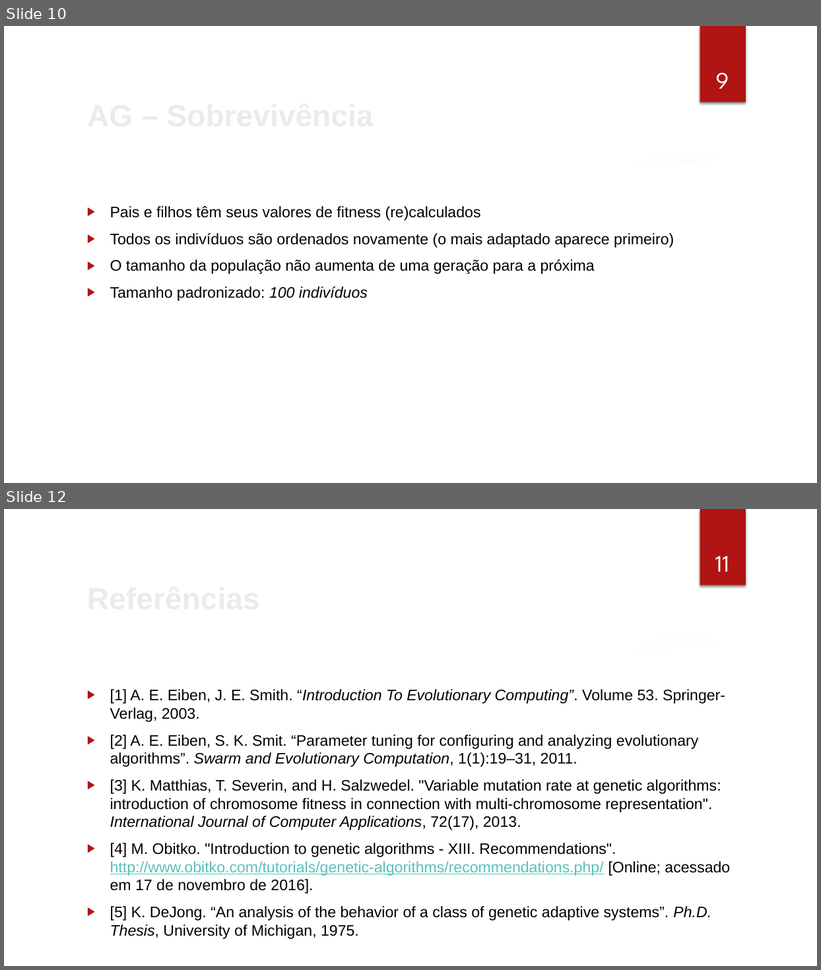
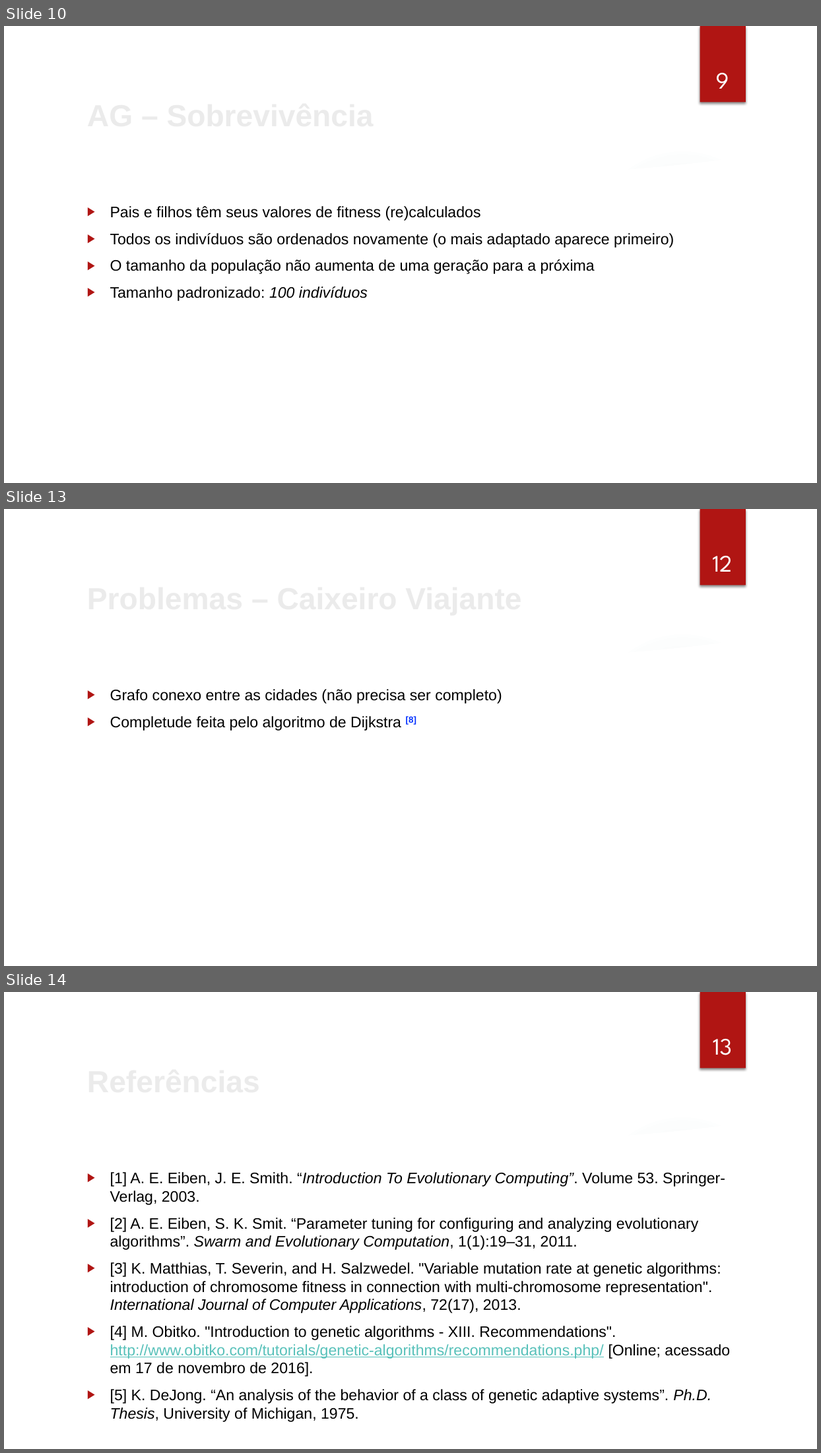
Before and after one commit to cassioss/genetics, a slide deck: presentations/TG2_Apresentacao_Cassio.pptx. Shown one above the other, each under a label of ours: slides 10 and 12 before the commit, slides 10, 13 and 14 after it; the slides between them are not shown. The pictures are 821x970 and 821x1453 pixels, drawn with LibreOffice and Linux fonts; fonts in the diff are those of the drawing; background and template pictures are left out. Boxes give left, top, right and bottom in pixels: in the first picture for what was removed or moved away, otherwise in the second. Text is boxed around its words. In the diff, an @@ line names an element or a change of style, - is before the commit and + after.

```diff
--- a/presentations/TG2_Apresentacao_Cassio.pptx
+++ b/presentations/TG2_Apresentacao_Cassio.pptx
@@ slide 13 added at (4, 509, 817, 966), background picture (left out); not listed: 7 template elements that a slide beside it also shows @@
@@ page number added at (712, 556, 732, 572), 28 pt, text #FFFFFF @@
+12
@@ title added at (81, 574, 669, 621), 36 pt, text #EBEBEB, bold @@
+Problemas – Caixeiro Viajante
@@ text added at (110, 689, 502, 731), 18 pt, text #000000 @@
+▶ Grafo conexo entre as cidades (não precisa ser completo)
+▶ Completude feita pelo algoritmo de Dijkstra [8]
@@ what was slide 12 is now slide 14 @@
@@ page number at (713, 1039, 732, 1055): text changed @@
-11
+13
```
Also in this commit, not shown: 2 slides changed, 1 other slide added, 8 other files.
